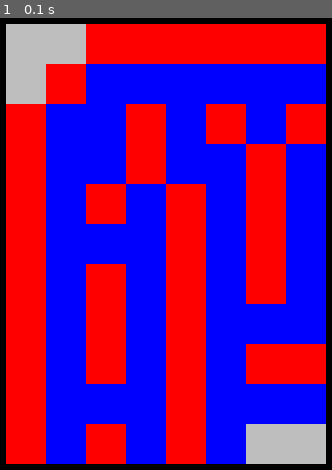
Above: before the commit, frame 1.
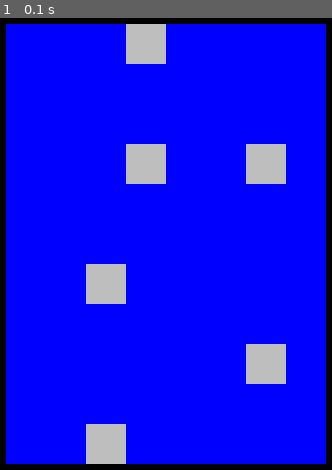
Above: after the commit, the same moment.

Repository: Ezel5826/Wolloko-2025
Game: pygame game, started from Proyectos/Buscaminas_pygame.py
The game is run twice, just before and just after one commit, with the same random seed, the same clock (stepped at 60 frames per second) and the same inputs.
Inputs:
- Up to frame 1 (0.1 s): no input

The runs differ from the first frame. In frame 1, 46% of the frame differs, in the area x 1-99%, y 1-99%.

Commit message:
Serpiente

Diff:
--- a/marzo copy/Buscaminas_pygame.py
+++ b/Proyectos/Buscaminas_pygame.py
@@ -11,19 +11,22 @@
     ancho_g = len(grilla[0])*d_Cubos
     centrado = (D_Pantalla[0] - (alto_g))/2
     centrado_1 = ( D_Pantalla[1] - (ancho_g))/2
-    for alto in range(len(grilla[0])):
-        for ancho in range(len(grilla)):
-            x = alto*d_Cubos+centrado
-            y = ancho*d_Cubos+centrado_1
-            if grilla[ancho][alto] == 0:
+    for alto in range(len(grilla)):
+        for ancho in range(len(grilla[0])):
+            y = alto*d_Cubos+centrado_1
+            x = ancho*d_Cubos+centrado
+            if grilla[alto][ancho] == 8:
                 cubozz=pygame.Rect(x,y,d_Cubos,d_Cubos)
                 pygame.draw.rect(screen,"gray",cubozz,100)
-            elif grilla[ancho][alto] == 1:
+            elif grilla[alto][ancho] == 1:
                 cubozz=pygame.Rect(x,y,d_Cubos,d_Cubos)
                 pygame.draw.rect(screen,"red",cubozz,100)
+            elif grilla[alto][ancho] == 0:
+                cubozz=pygame.Rect(x,y,d_Cubos,d_Cubos)
+                pygame.draw.rect(screen,"blue",cubozz,100)
             else:
                 cubozz=pygame.Rect(x,y,d_Cubos,d_Cubos)
-                pygame.draw.rect(screen,"blue",cubozz,100)
+                pygame.draw.rect(screen,"green",cubozz,100)
 
 def main():
     hola=0
--- /dev/null
+++ b/Proyectos/buscaminas.py
@@ -0,0 +1,37 @@
+import random
+def grilla_logica_1():
+    grilla=[]
+    for i in range(11):
+        grilla_aux=[]
+        for j in range(8):
+                grilla_aux.append(0)
+        grilla.append(grilla_aux)
+    return grilla
+
+def poner_bombas(grilla, num_bombas):
+    filas = len(grilla)
+    columnas = len(grilla[0])
+    bombas_colocadas = 0
+    while bombas_colocadas < num_bombas:
+        fila = random.randint(0, filas - 1)
+        columna = random.randint(0, columnas - 1)
+        if grilla[fila][columna] != 8:
+            grilla[fila][columna] = 8
+            bombas_colocadas += 1
+    return grilla
+
+def contar_bombas(grilla):
+    x=len(grilla[0]) #8
+    y=len(grilla) #11
+    for i in range(y):
+        for j in range(x):
+            pass
+
+def grilla_logica_2():
+    grilla = grilla_logica_1()
+    num_bombas = 6
+    grilla = poner_bombas(grilla, num_bombas)
+    #grilla = contar_bombas(grilla)
+    for i in grilla:
+        print(i)
+    return grilla
--- /dev/null
+++ b/Proyectos/proyecto_POO/Grilla.py
@@ -0,0 +1,17 @@
+ancho,alto=15
+def grilla(ancho,alto):
+    return ([[0 for _ in range(ancho)] for _ in range(alto)],[],[1],[],[1])
+
+def agregar_comida(State_game,decrement):
+    if decrement:
+        State_game[4]+=1
+    else:
+        State_game[4]-=1
+    return State_game
+
+
+def cambiar_tamaño(N_ancho,N_alto):
+    global ancho, alto
+    ancho = N_ancho
+    alto = N_alto
+    return grilla(ancho,alto)
--- /dev/null
+++ b/Proyectos/proyecto_POO/serpiente.py
@@ -0,0 +1,39 @@
+#atributos = coordenadas, tamaño, color, avance
+#conportamientos = mover, incrementar tamaño, obtener longitud
+
+def crear_serpiente(color:int=1, avance:int=1):
+    longitud=[[0,0],[0,1]]
+    return (sorted(longitud),len(longitud),color,avance)
+
+def move_serpent(stategame):
+    for i in range(stategame[1]):
+        stategame[0][i] = stategame[0][i][0],stategame[0][i][1]+stategame[3]
+    return stategame
+
+def increment_size(stategame):
+    x,y=stategame[0][0]
+    stategame.append(x,y-1)
+    return stategame
+
+def grilla():
+    return [[0 for i in range(100)] for _ in range(1)]
+
+def put_serpent(grid,stategame):
+    for i in range(stategame[1]):
+        grid[stategame[0][i][0]][stategame[0][i][1]]=1
+    if serpiente[1]
+
+    return grid
+def main():
+    grid=grilla()
+    serpiente=crear_serpiente()
+    i=0
+    while True:
+        grid=put_serpent(grid,serpiente)
+        serpiente=move_serpent(serpiente)
+        i+=1
+        print(f"esta es la serpiente{serpiente} en ciclo {i}")
+        for j in grid:
+            print(j)
+
+main()
--- /dev/null
+++ b/clases/clase 29_04.txt
@@ -0,0 +1,41 @@
+#programacion orientado a objetos
+
+#programa principal - obejtos
+#un objeto es una simplificacion de  una parte del mundo real, es un modelo con atributos (dan cuenta de sus caracateristicas) y comportamientos(pueden hacer cosas).
+#los atributos son supceptibles de recibir valores. los atributos son variables que pertenencen al objeto
+#variable es el nombre que le doy a un valor que puede cambiar.
+#                   { Atributo : Variable }; el atributo tambien recibe un solo tipo de dato.
+#                   { comportameindo: Funcion }; el comportamiento puede recibir varios tipos de datos.
+#los comportamientos son funciones que pertenecen al objeto, son metodos. los metodos son funciones que pertenecen
+#a un objeto.
+
+#objeto ahce 2 cosas. interactuao con otros objetos, o cambia su estado interno
+
+#estado interno: suma de sus valores de atributos. si tengo una persona que tiene {peso:100kg, altura:1.80m} su estado interno es 100kg y 1.80m.
+#si una persona come, 1kg, su estado interno cambia, su peso pasa a ser 101kg. el comportamiento es comer.
+#  si una persona hace ejercicio, la persona baja 1kg, el estado interno cambia, su peso pasa a ser 100kg. el comportamiento es hacer ejercicio.
+
+#interactua con otros objetos: llama a sus metodos o accede a sus atributos.
+
+#en objetos solo las funciones pueden cambiar el estado interno de un objeto. los atributos son solo para leer, no se pueden cambiar.
+
+#dependiendo del problema importan o no algunos atributos. por ejemplo, si tengo una persona que tiene {peso:100kg, altura:1.80m} y quiero saber si es obeso, no me importa la altura, solo el peso. entonces el atributo altura no es importante para el problema.
+
+#todo esto se llama encapsulacion. encapsulacion es la forma de agrupar atributos y comportamientos en un solo objeto.
+
+
+
+
+#Uml es un lenguaje de modelado de objetos.
+
+#ejemplo de uml:
+
+# -------------------
+# |     nombre      |
+# |-----------------|
+# |   atributos     |
+# |-----------------|
+# | comportamientos |
+# -------------------
+
+#actividada. imaginarse un programa donde haya un par de objetos(definirlos atributos y comportamientos)
--- a/marzo copy/buscaminas.py
+++ /dev/null
@@ -1,48 +0,0 @@
-import random
-def grilla_logica_1():
-    grilla=[]
-    for i in range(11):
-        grilla_aux=[]
-        for j in range(8):
-                grilla_aux.append(0)
-        grilla.append(grilla_aux)
-    return grilla
-
-def poner_bombas(grilla, num_bombas):
-    filas = len(grilla)
-    columnas = len(grilla[0])
-    bombas_colocadas = 0
-    while bombas_colocadas < num_bombas:
-        fila = random.randint(0, filas - 1)
-        columna = random.randint(0, columnas - 1)
-        if grilla[fila][columna] != 1:
-            grilla[fila][columna] = 1
-            bombas_colocadas += 1
-
-    return grilla
-
-def contar_bombas(grilla):
-    filas = len(grilla)
-    columnas = len(grilla[0])
-
-    for fila in range(filas):
-        for columna in range(columnas):
-            if grilla[fila][columna] == 1:
-                continue
-            contador = 0
-            for i in range(-1, 2):
-                for j in range(-1, 2):
-                    if (0 <= fila + i < filas) and (0 <= columna + j < columnas):
-                        if grilla[fila + i][columna + j] == 1:
-                            contador += 1
-            grilla[fila][columna] = contador
-    return grilla
-
-def grilla_logica_2():
-    grilla = grilla_logica_1()
-    num_bombas = 6
-    grilla = poner_bombas(grilla, num_bombas)
-    for i in grilla:
-        print(i)
-    grilla = contar_bombas(grilla)
-    return grilla
Renamed: marzo copy/Batalla_Naval.py -> Proyectos/Batalla_Naval.py
Renamed: marzo copy/Clase_Deldago.py -> Proyectos/Clase_Deldago.py
Binary file added: clases/Diagrama UML.jpg
